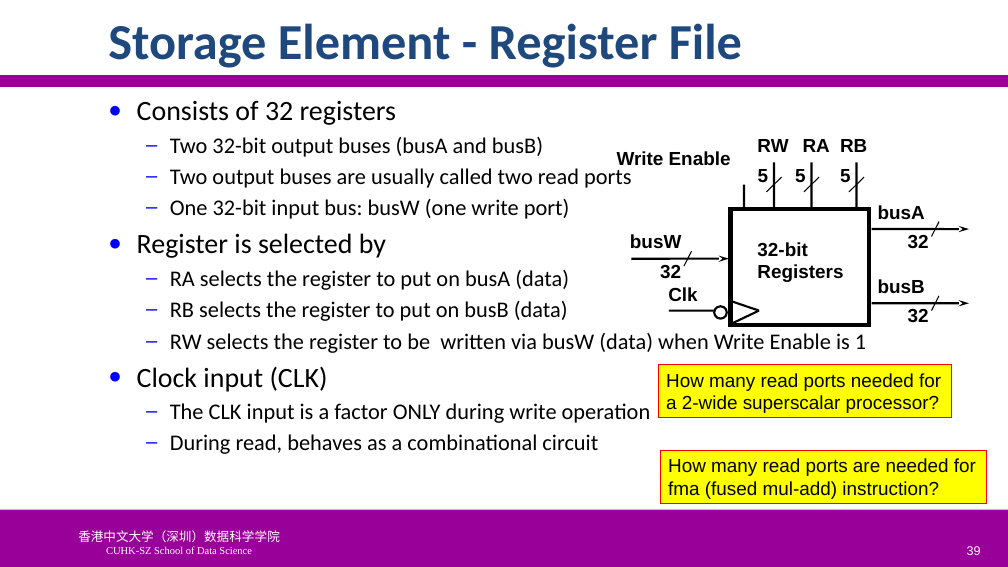
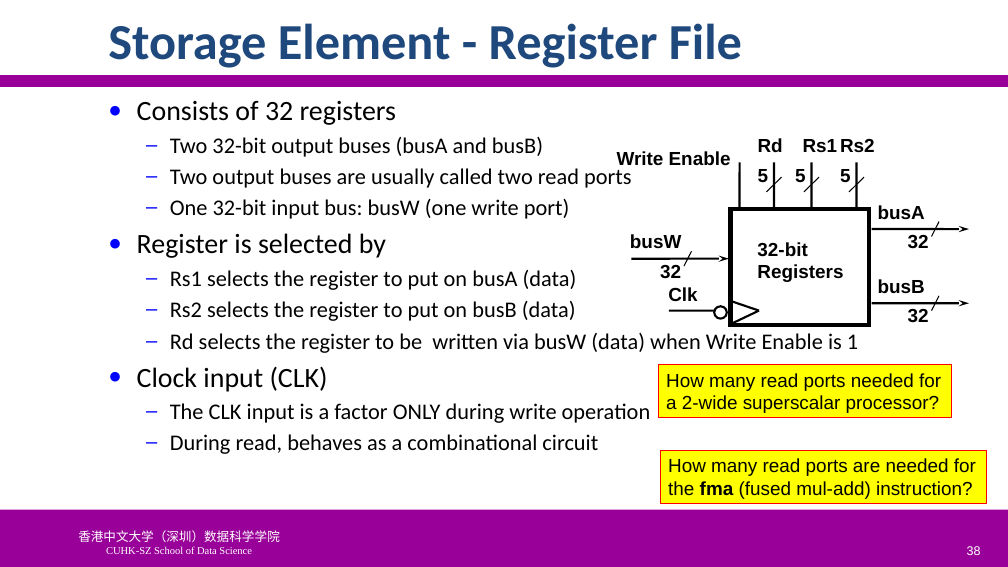
Before and after one commit to SUNCHAOYI923/CMU_CSAPP, a slide deck: slide 38 of slide/CA3060-4-ProcessorArchitecture.pptx (slide 39 before the commit). Drawn at 1008x567 pixels with LibreOffice and Linux fonts; fonts in the diff are those of the drawing; background and template pictures are left out. Boxes give left, top, right and bottom in pixels: in the first picture for what was removed or moved away, otherwise in the second. Text is boxed around its words. In the diff, an @@ line names an element or a change of style, - is before the commit and + after.

```diff
--- a/slide/CA3060-4-ProcessorArchitecture.pptx
+++ b/slide/CA3060-4-ProcessorArchitecture.pptx
@@ text at [758, 138, 783, 152]: text changed @@
-RW
+Rd
@@ text at [803, 139, 838, 152]: text changed @@
-RA
+Rs1
@@ text at [840, 139, 875, 152]: text changed @@
-RB
+Rs2
@@ line moved from (744, 207) - (744, 185) to (740, 208) - (740, 163) @@
@@ text at [170, 270, 858, 353]: text changed @@
-  – RA selects the register to put on busA (data)
-  – RB selects the register to put on busB (data)
-  – RW selects the register to be written via busW (data) when Write Enable is 1
+  – Rs1 selects the register to put on busA (data)
+  – Rs2 selects the register to put on busB (data)
+  – Rd selects the register to be written via busW (data) when Write Enable is 1
@@ text in rectangle at [668, 481, 973, 499]: text changed @@
-fma (fused mul-add) instruction?
+the fma (fused mul-add) instruction?
@@ page number at [967, 546, 981, 555]: text changed @@
-39
+38
```
Also in this commit, not shown: 6 other slides changed, 5 slides added, 11 slides removed, 8 other files.
